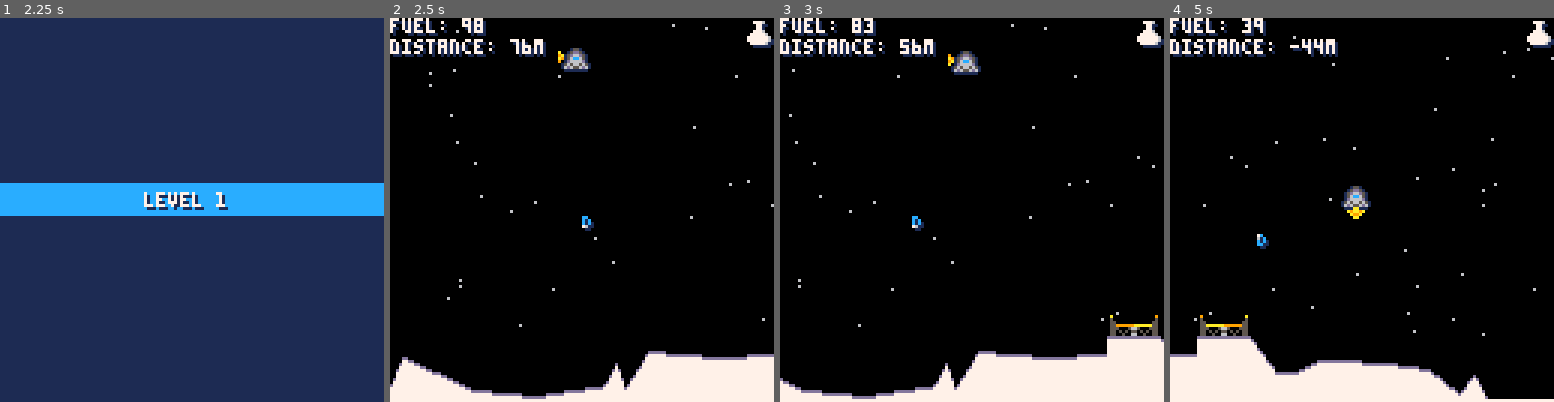
Above: before the commit, frames 1-4 (left to right).
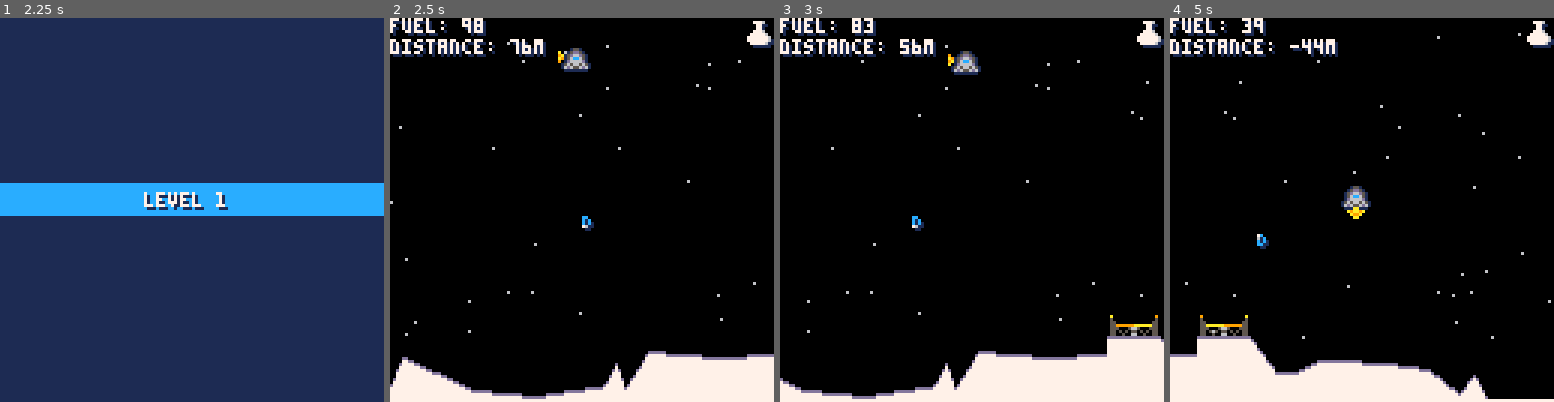
Above: after the commit, the same moments.

Repository: lewsid/moon-missions
Game: PICO-8 cartridge munlander.p8
Same seed, same stepped clock (60 frames per second), same inputs: the game is played once before the commit and once after it.
Inputs:
- Up to frame 1 (2.25 s): tap X (X key) at 0.33, 1.07, 1.85 s; hold Right 1.6-2.1 s; hold Up from 2.15 s (still down)
- Up to frame 2 (2.5 s): release Up at 2.42 s; hold Right from 2.47 s (still down)
- Up to frame 3 (3 s): keep holding Right; tap X (X key) at 2.97 s
- Up to frame 4 (5 s): release Right at 3.03 s; hold Left 3.08-3.58 s; hold Right 4.02-4.68 s; tap X (X key) at 4.08 s; hold Up from 4.73 s (still down)

Frame 1 is identical in both runs. In frame 2, 0.3% of the frame differs, in the area x 0-100%, y 1-83%; in frame 3, 0.3%; in frame 4, 0.4%, in the area x 3-100%, y 3-84%.

Commit message:
fixed pad spawn bug by resetting ground lines in initlevel, added todos tab

Diff:
--- a/munlander.p8
+++ b/munlander.p8
@@ -1,10 +1,10 @@
 pico-8 cartridge // http://www.pico-8.com
 version 27
 __lua__
--- mun lander alpha.0.84
+-- mun lander alpha.0.85
 -- by lewsidboi, 2020
 
-version="a.0.84"
+version="a.0.85"
 
 --game parameters
 config={
@@ -78,10 +78,10 @@
 --level config
 function init_levels()
 	levels[1]={
-		pad_x=130,
-		pad_y=90,
-		pickups=2,
-		jag_rate=25
+		pad_x=130,  --distance to landing pad
+		pad_y=90,   --height of landing pad
+		pickups=2,  --number of pickups
+		jag_rate=25 --terrain jagginess
 	}
 	levels[2]={
 		pad_x=150,
@@ -115,7 +115,6 @@
 		sprite=8,
 		width=16,
 		height=16,
-		surface=12,
 		x=levels[config.level].pad_x,
 		y=levels[config.level].pad_y
 	}
@@ -153,7 +152,7 @@
 	--right_sprite: 19 = off, 22 = on, 23 = on-alt
 
 	ship={
-	 	on_screen=true,
+	 on_screen=true,
 		sprite=1,
 		drop_sprite=6,
 		x=config.start_x,
@@ -189,20 +188,20 @@
 		--check for the pad
 		--and draw around it
 		if(new_edge>=pad.x and
-			new_edge<=pad.x+levels[config.level].jag_rate) then
-	 		new_edge=pad.x
-	 		new_top=pad.y+pad.height
-	 		add(ground_lines,{x=pad.x-1,
+			new_edge<=pad.x+pad.width) then
+	 	new_edge=pad.x
+	 	new_top=pad.y+pad.height
+	 	add(ground_lines,{x=pad.x-1,
 				y=new_top })
 			add(ground_lines,
-				{x=pad.x+pad.width,
-				y=new_top })
-			config.last_edge=pad.x+pad.height
-	 	else
-	 		--go nuts
+			 {x=pad.x+pad.width,
+			 y=new_top })
+			config.last_edge=pad.x+pad.width
+	 else
+	 	--go nuts
 			add(ground_lines,{x=new_edge,
 				y=new_top })
-			config.last_edge=new_edge
+		 config.last_edge=new_edge
 		end
 	end
 end
@@ -229,6 +228,11 @@
 function init_level()
 	reset_timer()
 	config.game_state="levelintro"
+	config.last_edge=0
+	death_points={}
+ ground_lines={}
+ stars={}
+ pickups={}
 	init_ship(config.start_x,config.start_y,0,.2)
 	init_pad()
 	init_ground()
@@ -700,105 +704,248 @@
 		intersect(object1.y,object1.y+object1.height,
 		object2.y,object2.y+object2.height)
 end
-…(102 lines of a section not shown)…
+-->8
+--todos
+
+--[ ] land speed indicator
+--    (flashing, red/green)
+
+--[ ] incorporate distnace
+--    into scoring
+
+--[❎] fix pad spawn bug
+
+--[ ] fix pickup spawning
+--    inside terrain bug
+…(232 lines of a section not shown)…
Not shown, changed: 130 lines of the sprite sheet (__gfx__) section of munlander.p8
Not shown, changed: the thumbnail (__label__) section of munlander.p8
